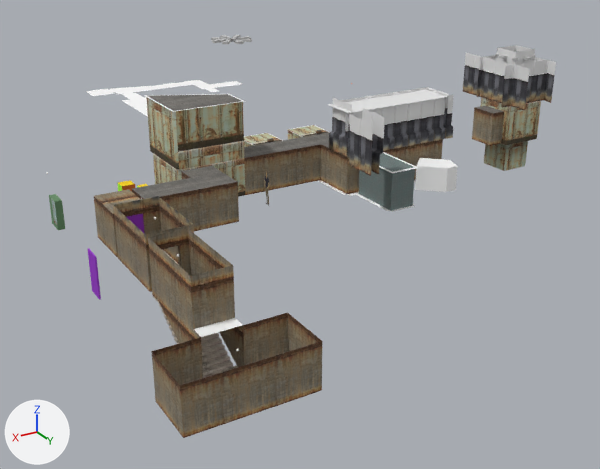
Renders of the COLLADA model assets/metal_place.dae from each side of a commit.
The view is the same before and after, from a 50 mm camera at (29.9, 37.4, 16.5) aimed at (4.5, -4.9, -4.7). Lighting does not change. The marker at lower left points along +X, +Y and +Z. Where no turn or scale is listed for an object, it has been applied to the vertices. Vertices at the same position are counted once.

Script lines for the objects in view, before the commit:
```python
ob_corrugation_1 = bpy.data.objects.new('corrugation_1', me_corrugation_1)
ob_corrugation_1.parent = ob_group_1
ob_corrugation_1.location = (16.12, 21.74, 4.7)
ob_group_16 = bpy.data.objects.new('group_16', me_group_16)
ob_group_16.location = (9.76, -5.84, 0.0)
ob_group_17 = bpy.data.objects.new('group_17', me_group_17)
ob_group_17.parent = ob_sketchup
ob_group_17.location = (17.11, 11.86, -1.8)
ob_stairstep_008 = bpy.data.objects.new('stairstep.008', me_stairstep_001)
ob_stairstep_008.parent = ob_sketchup
ob_stairstep_008.location = (17.11, 9.311, -1.25)
ob_stairstep_009 = bpy.data.objects.new('stairstep.009', me_stairstep_001)
ob_stairstep_009.parent = ob_sketchup
ob_stairstep_009.location = (17.11, 9.561, -1.4)
ob_stairstep_010 = bpy.data.objects.new('stairstep.010', me_stairstep_001)
ob_stairstep_010.parent = ob_sketchup
ob_stairstep_010.location = (17.11, 9.811, -1.55)
ob_stairstep_011 = bpy.data.objects.new('stairstep.011', me_stairstep_001)
ob_stairstep_011.parent = ob_sketchup
ob_stairstep_011.location = (17.11, 10.06, -1.7)
ob_stairstep_012 = bpy.data.objects.new('stairstep.012', me_stairstep_001)
ob_stairstep_012.parent = ob_sketchup
ob_stairstep_012.location = (17.11, 10.31, -1.85)
ob_stairstep_013 = bpy.data.objects.new('stairstep.013', me_stairstep_001)
ob_stairstep_013.parent = ob_sketchup
ob_stairstep_013.location = (17.11, 10.56, -2.0)
# also in view: 'corrugation.004' at (-9.5, -1.0, 4.1); 'group_7' at (1.2, 0.9, 3.5); 'corrugation.007' at (-11.7, -1.3, 4.1); 'group_0' at (3.5, 2.8, 1.1); 'SketchUp' at (7.2, -14.2, 1.1)
```
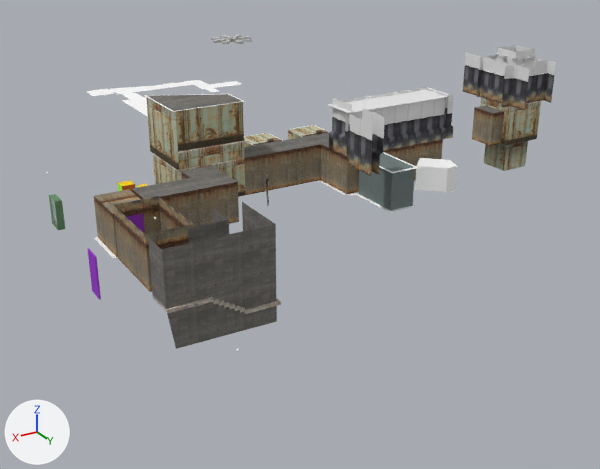
Pixel boxes (x1, y1, x2, y2) of what changed, in the pictures (600 x 469 px; the box of a moved part takes in the faces that stretch with it):
'group_16', reshaped (30% shorter)
    before: (94, 94, 245, 378)
    after: (94, 94, 245, 292)
'group_17', reshaped, moved, turned
    before: (152, 313, 322, 438)
    after: (244, 298, 281, 314)
'group_18', added
    after: (148, 202, 277, 349)
'stairstep.011', reshaped, moved
    before: (202, 349, 227, 362)
    after: (153, 296, 214, 313)
'stairstep.013', deleted
    before: (203, 361, 233, 376)
'stairstep.012', reshaped, moved (not visible afterwards)
    before: (202, 355, 230, 369)
'stairstep.010', reshaped, moved (not visible afterwards)
    before: (202, 343, 225, 355)
'stairstep.009', reshaped, moved (not visible afterwards)
    before: (201, 338, 222, 349)
'wall.007', added
    after: (94, 237, 117, 258)
'stairstep.008', reshaped (not visible afterwards)
    before: (177, 333, 219, 344)
'Chris.001', turned
    before: (265, 172, 269, 206)
    after: (266, 175, 269, 206)
'stairstep.002', reshaped (not visible before)
    after: (223, 302, 230, 308)
'stairstep.005', reshaped
    before: (169, 325, 173, 331)
    after: (239, 307, 245, 313)
'stairstep.004', reshaped
    before: (166, 320, 170, 326)
    after: (234, 305, 240, 311)
'stairstep.003', reshaped
    before: (164, 314, 168, 320)
    after: (228, 304, 235, 309)
'stairstep.001', reshaped (not visible before)
    after: (218, 300, 224, 306)
part 1 of me_group_16, deleted (brown)
    before: (148, 229, 244, 378)
part 3 of me_stairstep_001, moved or reshaped
    before: (159, 303, 233, 376)
    after: (218, 300, 224, 306)

The change, as a list of edits to the scene's bpy script:
```text
Add img_crete2_png:
    img_crete2_png = load_image('crete2.png', 'metal_place/crete2.png', 512, 512, 'sRGB')
Add mat_crete2:
    mat_crete2 = principled_material('crete2')
    mat_crete2.texture = img_crete2_png
    mat_crete2.roughness = 0.9
Change me_group_16:
    used by ob_group_16; location = (9.76, -5.84, 0.0)
    remove me_group_16.from_pydata(...)  # 150 vertices, 257 faces; spans x 0.0..9.1, y 0.0..17.7, z -1.8..5.4
    add me_group_16.from_pydata(...)  # 138 vertices, 239 faces; spans x 0.0..9.1, y 0.0..12.7, z 0.0..5.4
    me_group_16 part 1
    12 vertices are removed from x 7.4..9.1, y 13.4..17.7, z -1.8..2.7
    18 faces are deleted
Change me_group_17:
    used by ob_group_17; parent = ob_sketchup; location = (17.11, 11.86, -1.8)
    remove me_group_17.from_pydata(...)  # 12 vertices, 14 faces; spans x -2.0..3.8, y 0.0..2.62, z 0.0..2.2
    remove me_group_17.materials.append(mat_twotonewallb)  # picture img_twotonewallb_png
    add me_group_17.from_pydata(...)  # 8 vertices, 12 faces; spans x 0.0..1.8, y 0.0..1.8, z 0.0..0.15
    me_group_17 part 2
    10 vertices are removed from x -2.0..3.8, y 0.0..2.62, z 0.0..2.2
    14 faces are deleted
    6 vertices are added at (0.0, 1.8, 0.15), (0.0, 0.0, 0.15), (0.0, 1.8, 0.0), (1.8, 1.8, 0.0), (1.8, 0.0, 0.15), (1.8, 1.8, 0.15)
    12 new faces join them
Change me_stairstep_001:
    used by ob_stairstep_001; parent = ob_sketchup; location = (17.11, 7.561, -0.2)
    remove me_stairstep_001.from_pydata(...)  # 8 vertices, 12 faces; spans x 0.0..1.8, y 0.0..0.25, z -0.05..0.1
    add me_stairstep_001.from_pydata(...)  # 8 vertices, 12 faces; spans x 0.0..0.25, y 0.0..1.8, z 0.0..0.15
    me_stairstep_001 part 3: the whole mesh is rebuilt
Add me_wall_007:
    me_wall_007.from_pydata([(0.2, 2.8, 0.0), (0.0, 0.0, 0.0), (0.0, 2.8, 0.0), (0.2, 0.0, 0.0)], [], [(0, 1, 2), (1, 0, 3)])
    me_wall_007.materials.append(mat_material)  # white #ffffff
Add me_group_18:
    me_group_18.from_pydata(...)  # 21 vertices, 19 faces; spans x -3.85..1.4, y -1.5..1.65, z -2.1..2.7
    me_group_18.materials.append(mat_crete2)  # picture img_crete2_png
Change ob_group_17:
    ob_group_17.location: (17.11, 11.86, -1.8) -> (15.31, 6.711, -1.2)
    ob_group_17.rotation_euler: (0.0, 0.0, 0.0) -> (0.0, 0.0, 1.571)  # degrees (0, 0, 0) -> degrees (0, 0, 90)
Change ob_chris_001:
    ob_chris_001.rotation_euler: (0.0, 0.0, -1.594) -> (0.0, 0.0, 0.775)  # degrees (0, 0, -91) -> degrees (0, 0, 44)
Change ob_stairstep_009:
    ob_stairstep_009.location: (17.11, 9.561, -1.4) -> (13.51, 5.711, -1.8)
Change ob_stairstep_010:
    ob_stairstep_010.location: (17.11, 9.811, -1.55) -> (13.51, 5.461, -1.95)
Change ob_stairstep_011:
    ob_stairstep_011.location: (17.11, 10.06, -1.7) -> (16.81, 6.861, -0.15)
Change ob_stairstep_012:
    ob_stairstep_012.location: (17.11, 10.31, -1.85) -> (13.51, 5.211, -2.1)
Remove ob_stairstep_013:
    ob_stairstep_013 = bpy.data.objects.new('stairstep.013', me_stairstep_001)
    ob_stairstep_013.parent = ob_sketchup
    ob_stairstep_013.location = (17.11, 10.56, -2.0)
Add ob_wall_007:
    ob_wall_007 = bpy.data.objects.new('wall.007', me_wall_007)
    ob_wall_007.location = (18.91, -0.39, 0.0)
Add ob_group_18:
    ob_group_18 = bpy.data.objects.new('group_18', me_group_18)
    ob_group_18.location = (17.51, 6.71, 0.0)
```
